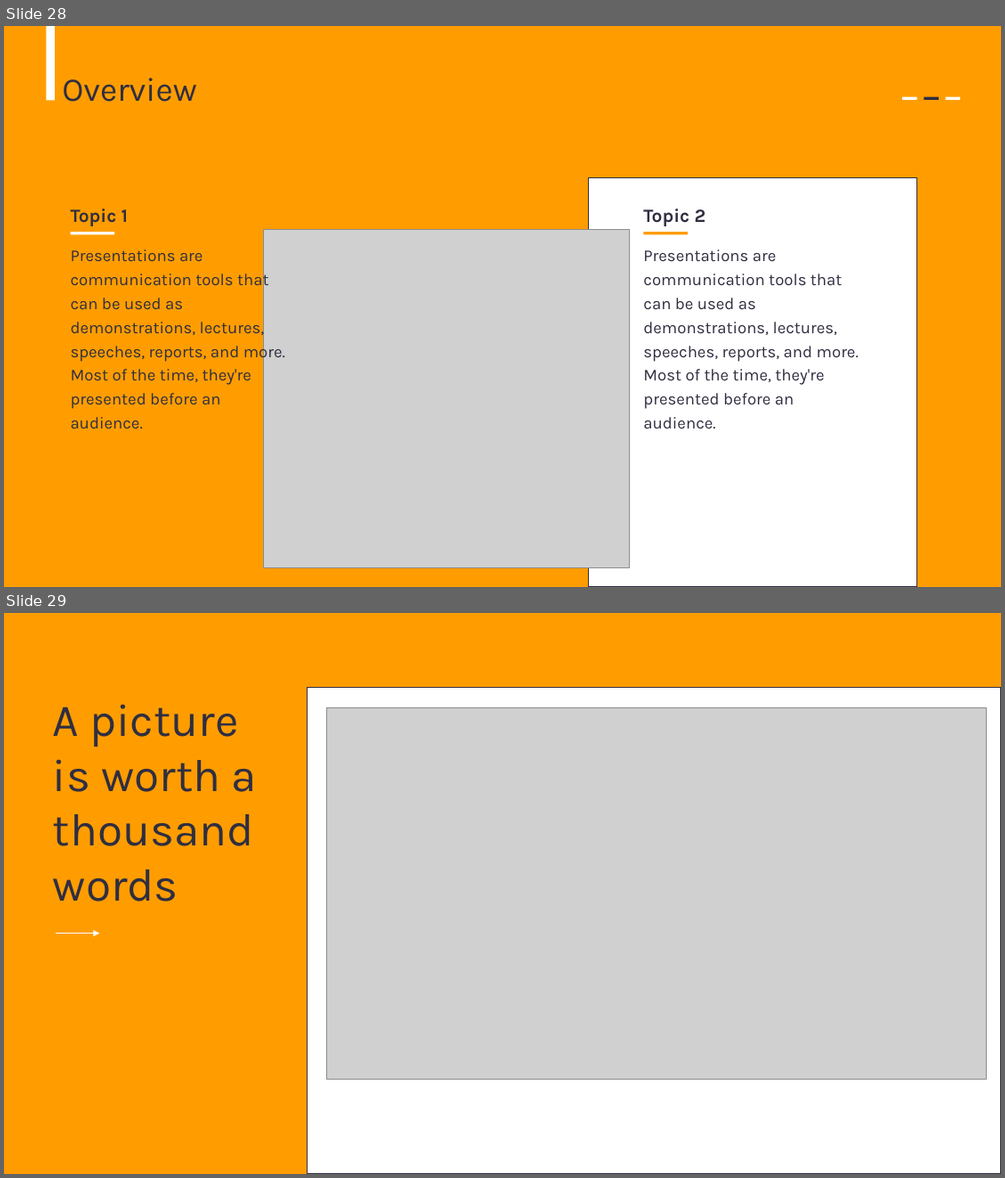
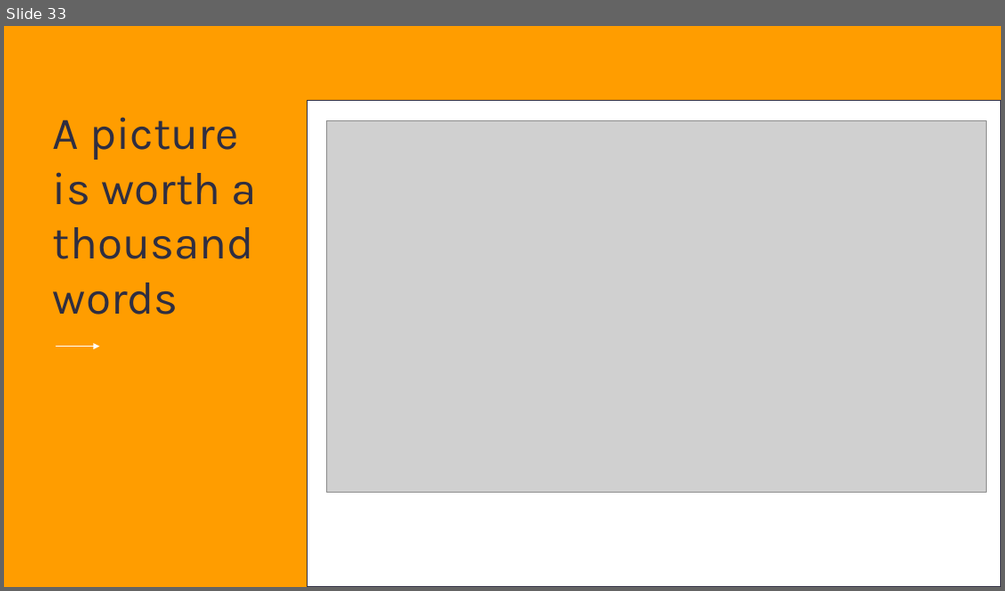
Before and after one commit to AbdessamadAbdaoui/Presentation_Git, a slide deck: presentation_Git.pptx. Shown one above the other, each under a label of ours: slides 28 and 29 before the commit, slide 33 after it. The pictures are 1005x1178 and 1005x591 pixels, drawn with LibreOffice and Linux fonts; fonts in the diff are those of the drawing; grey boxes stand for pictures. Boxes give left, top, right and bottom in pixels: in the first picture for what was removed or moved away, otherwise in the second. Text is boxed around its words. In the diff, an @@ line names an element or a change of style, - is before the commit and + after.

```diff
--- a/presentation_Git.pptx
+++ b/presentation_Git.pptx
@@ slide 28 removed at [4, 26, 1001, 587], background #FF9D00 @@
@@ rectangle removed at [46, 26, 54, 100] @@
@@ text removed at [62, 78, 197, 102] @@
-Overview
@@ rectangle removed at [902, 97, 917, 100] @@
@@ rectangle removed at [923, 97, 938, 100] @@
@@ rectangle removed at [946, 97, 961, 100] @@
@@ rectangle removed at [589, 178, 918, 587] @@
@@ text removed at [71, 208, 128, 226] @@
-Topic 1
@@ text removed at [643, 208, 706, 226] @@
-Topic 2
@@ rectangle removed at [71, 232, 114, 234] @@
@@ picture removed at [264, 230, 629, 567] @@
@@ rectangle removed at [643, 232, 688, 234] @@
@@ text removed at [71, 249, 285, 428] @@
-Presentations are communication tools that can be used as demonstrations, lectures, speeches, reports, and more. Most of the time, they're presented before an audience.
@@ text removed at [643, 249, 858, 429] @@
-Presentations are communication tools that can be used as demonstrations, lectures, speeches, reports, and more. Most of the time, they're presented before an audience.
@@ what was slide 29 is now slide 33 @@
```
Also in this commit, not shown: 1 slide changed, 30 slides added, 25 other slides removed.
